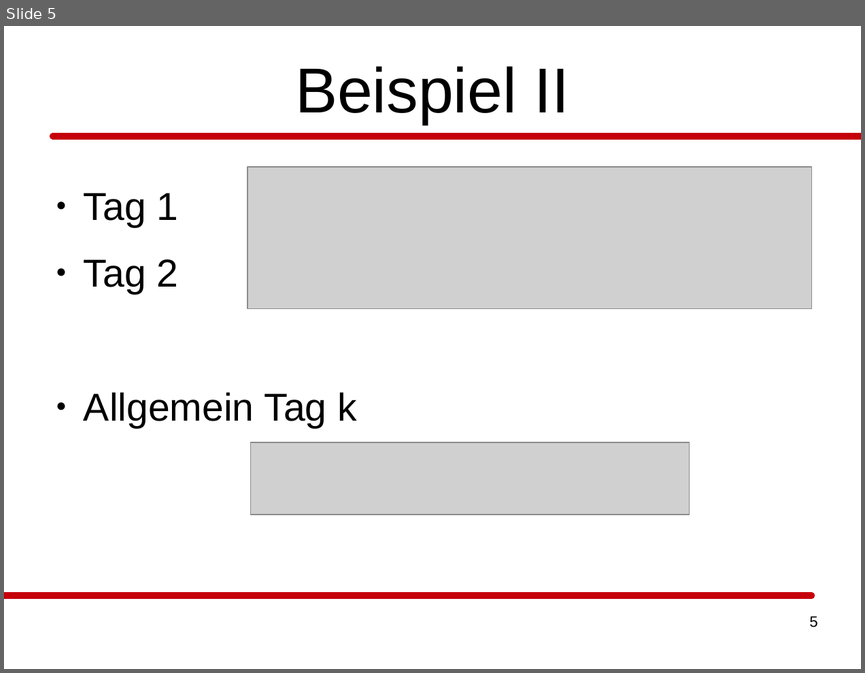
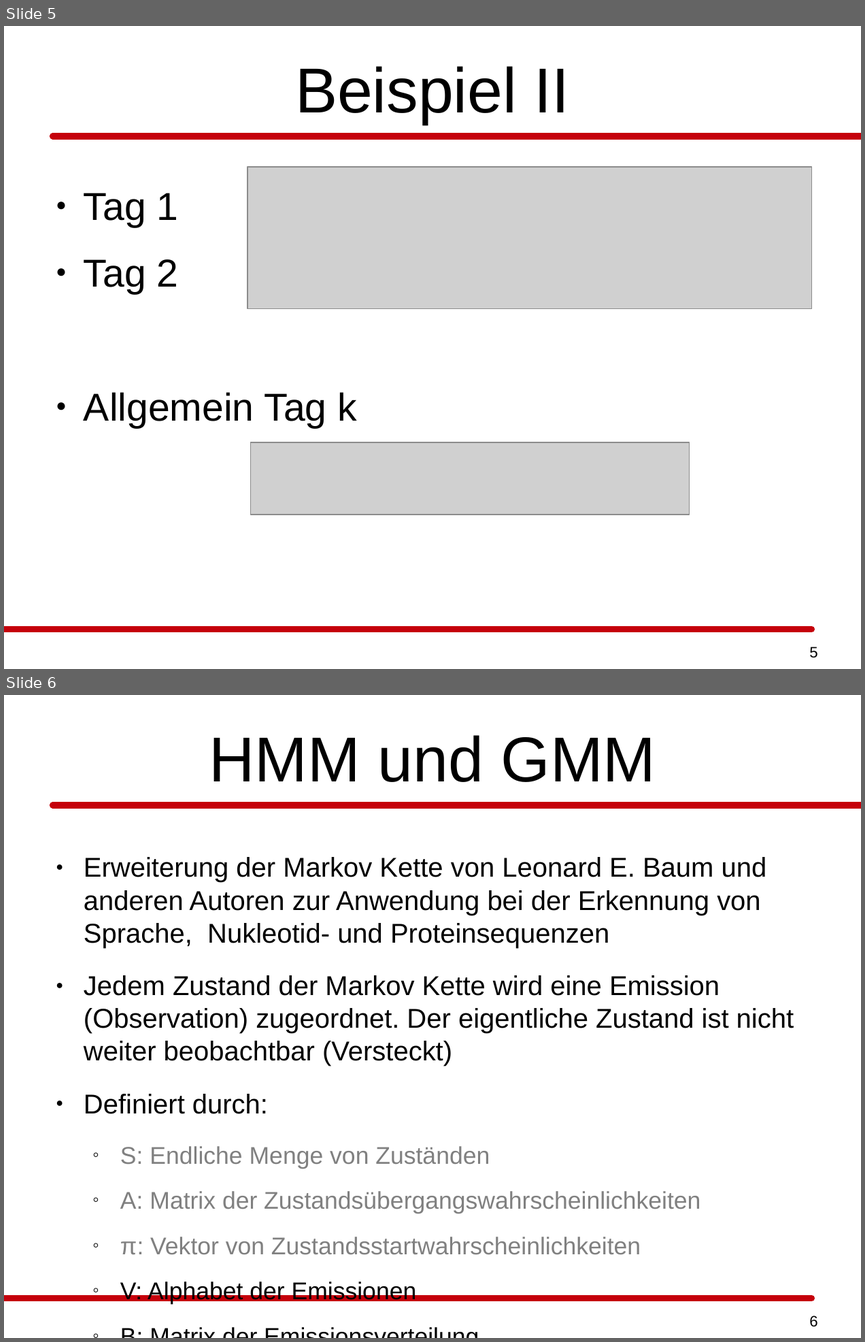
Before and after one commit to daandres/ml_soundwave_doppler_effect, a slide deck: praesentation/hmm/praesentation_ml_hmm_pasler_rieder.odp. Shown one above the other, each under a label of ours: slide 5 before the commit, slides 5 and 6 after it. The pictures are 865x673 and 865x1342 pixels, drawn with LibreOffice and Linux fonts; fonts in the diff are those of the drawing; grey boxes stand for pictures. Boxes give left, top, right and bottom in pixels: in the first picture for what was removed or moved away, otherwise in the second. Text is boxed around its words. In the diff, an @@ line names an element or a change of style, - is before the commit and + after.

```diff
--- a/praesentation/hmm/praesentation_ml_hmm_pasler_rieder.odp
+++ b/praesentation/hmm/praesentation_ml_hmm_pasler_rieder.odp
@@ slide 6 added at <box>4,695,861,1338</box>, background #FFFFFF; not listed: 2 template elements that a slide beside it also shows @@
@@ title added at <box>209,735,656,782</box>, 58.7 pt, text #000000 @@
+HMM und GMM
@@ text added at <box>84,857,793,1304</box>, 25.2 pt, text #000000 @@
+● Erweiterung der Markov Kette von Leonard E. Baum und anderen Autoren zur Anwendung bei der Erkennung von Sprache, Nukleotid- und Proteinsequenzen
+● Jedem Zustand der Markov Kette wird eine Emission (Observation) zugeordnet. Der eigentliche Zustand ist nicht weiter beobachtbar (Versteckt)
+● Definiert durch:
+  ◦ S: Endliche Menge von Zuständen
+  ◦ A: Matrix der Zustandsübergangswahrscheinlichkeiten
+  ◦ π: Vektor von Zustandsstartwahrscheinlichkeiten
+  ◦ V: Alphabet der Emissionen
+  ◦ B: Matrix der Emissionsverteilung
@@ page number added at <box>809,1315,817,1327</box>, 14 pt, text #000000 @@
+6
@@ slide 5 changed as well @@
@@ rectangle: place and size @@
-rectangle at <box>4,595,812,595</box>
+rectangle at <box>4,629,812,629</box>
@@ page number: place and size @@
-page number at <box>809,616,817,627</box>
+page number at <box>809,646,817,658</box>
```
Also in this commit, not shown: 8 other slides changed, 4 other slides added, 3 slides removed, 1 other file.
